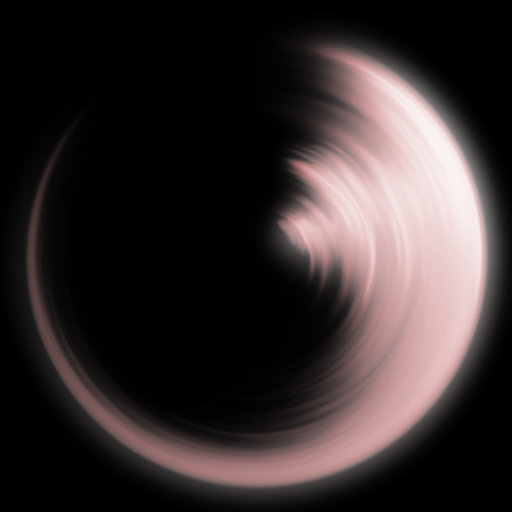
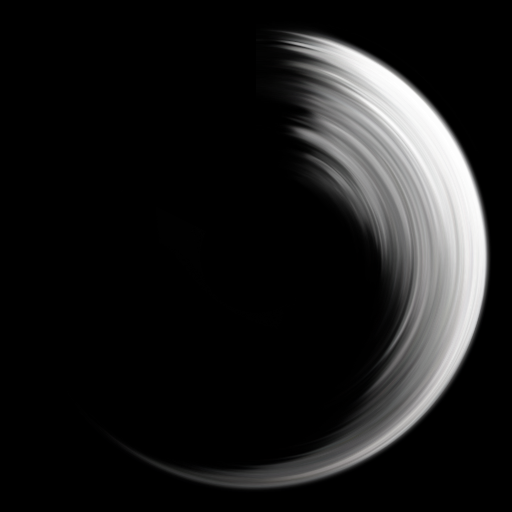
The second 512x512 image is a revision of the first. Changes to its layers:
renamed "레이어 0 복사" to "레이어 0 복사1", moved it above "레이어 0 복사", painted on it over (0, 16, 512, 512)
"레이어 0 복사": blend screen → normal, painted on it over (0, 16, 512, 512)
